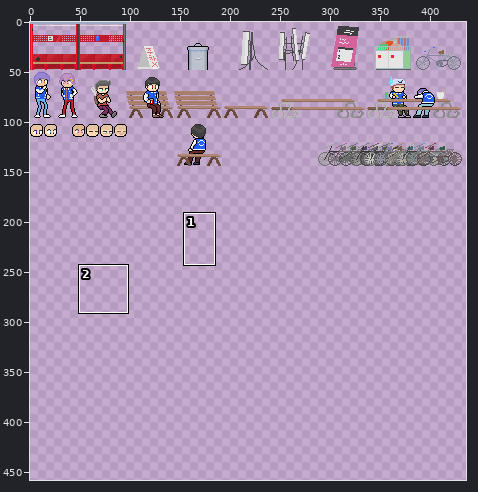
Sprite sheet, stored at Assets/Resources/GDP TileMap/Sprite_etc.png. Above, an overview of the earlier version with the close-up marked.
Close-up. First the earlier version:
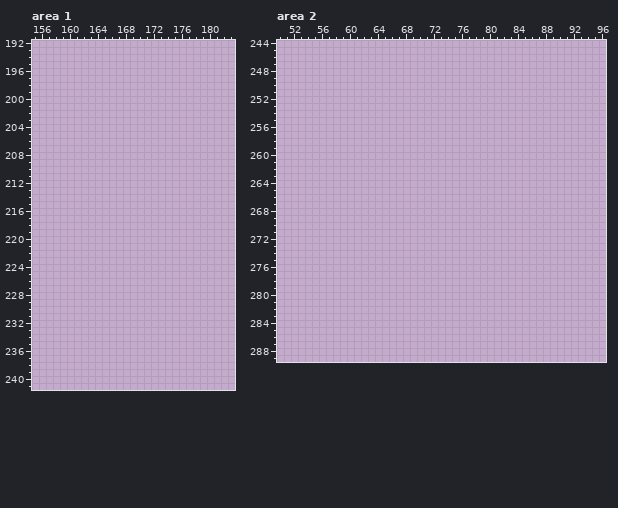
The file is 480x480 pixels. Colours within 5 levels of each other are drawn and written as one. Shown: area 1: x 155..183, y 192..241; area 2: x 50..96, y 244..289. The wide view leaves out empty margins. The commit also changed other parts of the picture, which this record leaves out.
Now the later version:
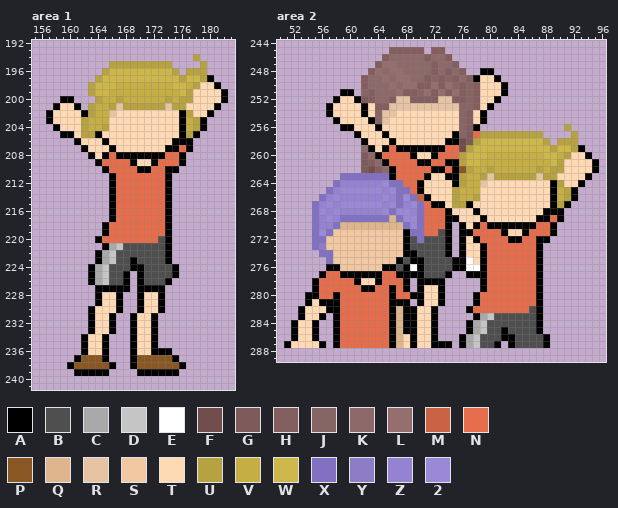
Palette (. is transparent): A #000000  B #4f4f4f  C #a9a9a9  D #c5c5c5  E #ffffff  F #714d4d  G #7e5b5b  H #845e5e  J #886565  K #8e6969  L #956e6e  M #c96346  N #e66d4b  P #895724  Q #deb58c  R #e6c3a2  S #f1c8a1  T #ffd9b4  U #b7a242  V #c5ae44  W #cdb64a  X #8270c3  Y #8d7dc6  Z #9483d0  2 #9a89d7
Edits made:
Changed rows in their new state; - is an unchanged pixel.
Area 1:
first column x 157:
194 ---------------------U----
195 ---------UUUUUUUUU----U---
196 --------UWWWWWWWWWU-UUU---
197 -------UWWWWWWWWWWWUWWUA--
198 ------UWWWVVVVVVVVWWVUTTA-
199 ------UWWVVVVVVVVVVWUTTTTA
200 --AA---UVVUVVVVVVUVUUTTTTA
201 -ATTA-UVVURUUUUUURUUTTTTA-
202 ATTTTAUVVRTTTTTTTTTAUTTA--
203 ATTTTUVVVTTTTTTTTTTAVUA---
204 -ATTTUVVUTTTTTTTTTTAVUA---
205 --AATUUATTTTTTTTTTTAUA----
206 ----ATTTATTTTTTTTTAAA-----
207 -----ATTTATTTTTTTAANA-----
208 ------ATANAAAAAAANNA------
209 -------ANNNNATTANNNA------
210 --------ANNNNAANNAA-------
211 ---------ANNNNNNNA--------
212 ---------ANNNNNNNA--------
213 ---------ANNNNNNNA--------
214 ---------ANNNNNNNA--------
215 ---------ANNNNNNNA--------
216 ---------ANNNNNNNA--------
217 ---------ANNNNNNNA--------
218 --------ANNNNNNNNA--------
219 --------ANNNNNNNNA--------
220 -------ANNNNNNNNBA--------
221 --------ACDBBBBBBA--------
222 -------ACDBBBBBBBA--------
223 -------ACDBBABBBBA--------
224 ------ACDBBBAABBBBA-------
225 ------ACDBBA-ABBBBA-------
226 ------ACDBBA-ABBBA--------
227 -------AAAAA-AAAA---------
228 -------ATTA--ATTA---------
229 -------ATTA--ATTA---------
230 ------ATTTA--ATTA---------
231 ------ATTA--ATTA----------
232 ------ATTA--ATTA----------
233 ------ATTA--ATTA----------
234 -----ATTA---ATTA----------
235 -----ATTA---ATTA----------
236 -----ATTA---ATTAAA--------
237 ----APPPA---APPPPPA-------
238 ---APPPPPA--APPPPPPA------
239 ----AAAAA----AAAAAA-------
Area 2:
first column x 51:
245 ---------------HHHHH-HH----------------------
246 --------------HKKKKKHKKH---------------------
247 -------------HLLKKKKKHKKH--------------------
248 ------------HLKLLKKKKHKHKH--AA---------------
249 -----------HKKLKLLKKHJHJHKHATTA--------------
250 -----------HKKKLKLLHHLHLJHJHTTTA-------------
251 --------AA-JHKKKLHHJLHLHLHJHTTTA-------------
252 -------ATTAGHKKHRRHHHHRRHHJHTTA--------------
253 ------ATTTTATHHRRRRRRRRRRJJHTA---------------
254 ------ATTTTATJRRTTTTTTTTTJHTA----------------
255 -------ATTTTAJRTTTTTTTTTTJHTA----------------
256 --------AATTTATTTTTTTTTTTJHA------------U----
257 ----------ATTTATTTTTTTTTAJGNUUUUUUUUU----U---
258 -----------ATTTATTTTTTTAAFGUWWWWWWWWWU-UUU---
259 -----------KATANAAAAAAANNFUWWWWWWWWWWWUWWUA--
260 -----------GKANNNNATTANNNUWWWVVVVVVVVWWVUTTA-
261 -----------GHKANNNNAANNAAUWWVVVVVVVVVVWUTTTTA
262 -----------GFHKANNNNNAANAPUVVUVVVVVVUVUUTTTTA
263 --------XXXXXXXANNNNATTAAUVVURUUUUUURUUTTTTA-
264 -------XZZZZZZ2XXNNATTTTAUVVRTTTTTTTTTAUTTA--
265 ------XZ222222Z2XXNATTTTUVVVTTTTTTTTTTAVUA---
266 -----XZ2ZZZZZZ2ZX2XMATTTUVVUTTTTTTTTTTAVUA---
267 ----XZ2Z222222Z2XZ2XNAATUUATTTTTTTTTTTAUA----
268 ----X2Z2ZZZZZZ2X22ZXNNNATTTATTTTTTTTTAAA-----
269 ----XZ2ZXXXXXXXQX22XNNNAATTTATTTTTTTAANA-----
270 ----XZZXQQQQQQQQQX2XNNNA-ATANAAAAAAANNA------
271 ----X2XSSSSSSSSSSAXXNNBA-AANNNNATTANNNA------
272 ----XXSSSSSSSSSSSABXBBBA-ATANNNNAANNAA-------
273 ----XYSSSSSSSSSSSABBBBBA-ATTANNNNNNNA--------
274 -----XXSSSSSSSSSSAABBBBA-ATTANNNNNNNA--------
275 ------XSSSSSSSSSABAABBBBAAETANNNNNNNA--------
276 ------AASSSSSSAABAEABBBBAAEEANNNNNNNA--------
277 -----ANNAAAAAANNAAAABBBA--AAANNNNNNNA--------
278 ----ANNNNNATTANNNA-AAAA-----ANNNNNNNA--------
279 ----ANNNNNNAANNANA-ATTA-----ANNNNNNNA--------
280 ---AANNANNNNNNNANNAATTA----ANNNNNNNNA--------
281 ---ATAAANNNNNNNAAA-ATTA----ANNNNNNNNA--------
282 --ATTTAANNNNNNNAQAATTA----ANNNNNNNNBA--------
283 --ATTA-ANNNNNNNAQAATTA-----ACDBBBBBBA--------
284 -ATTA--ANNNNNNNAQAATTA----ACDBBBBBBBA--------
285 -ATTA--ANNNNNNNAQAATTA----ACDBBABBBBA--------
286 -ATTA--ANNNNNNNAQTATTA---ACDBBBAABBBBA-------
287 ATTTTA-ANNNNNNNAQTATTAAA-ACDBBA-ABBBBA-------
Boxes around the changes in both close-ups, in picture pixels (x1, y1, x2, y2):
added: (46, 54, 228, 376)
added: (284, 47, 599, 348)
